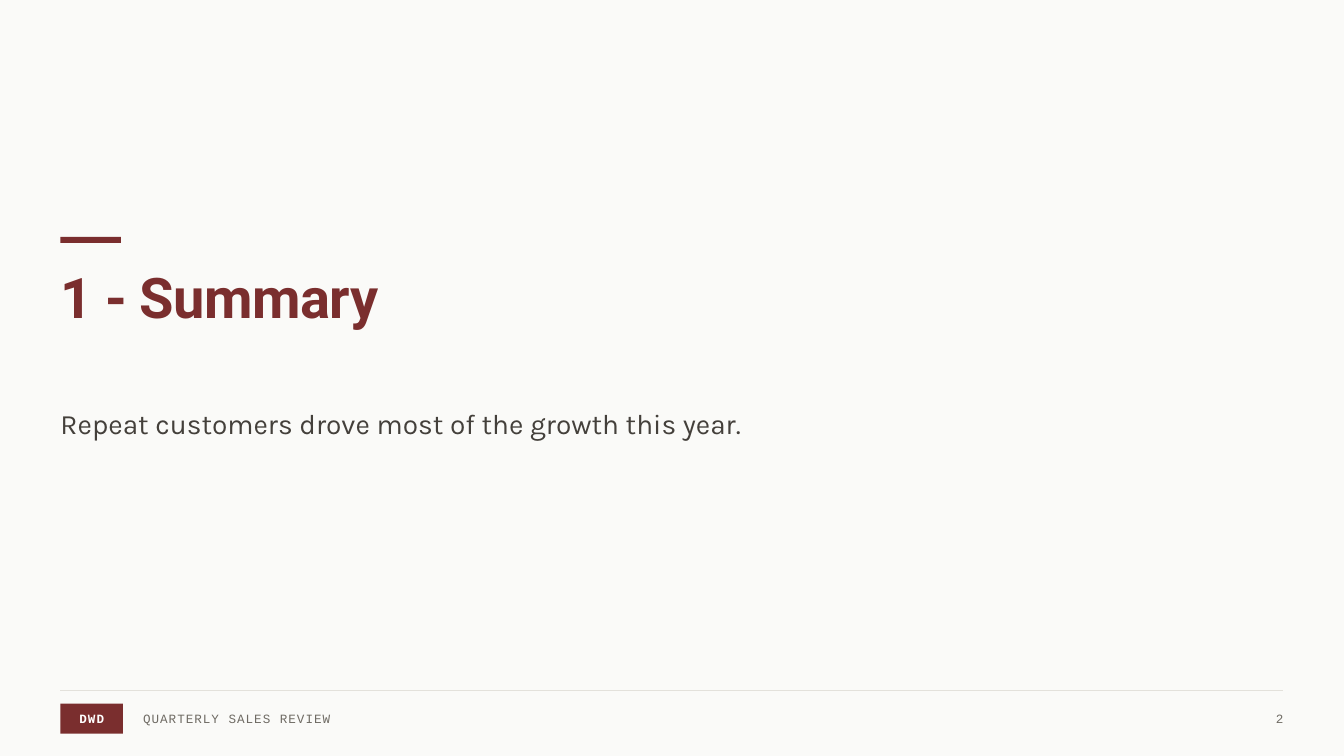
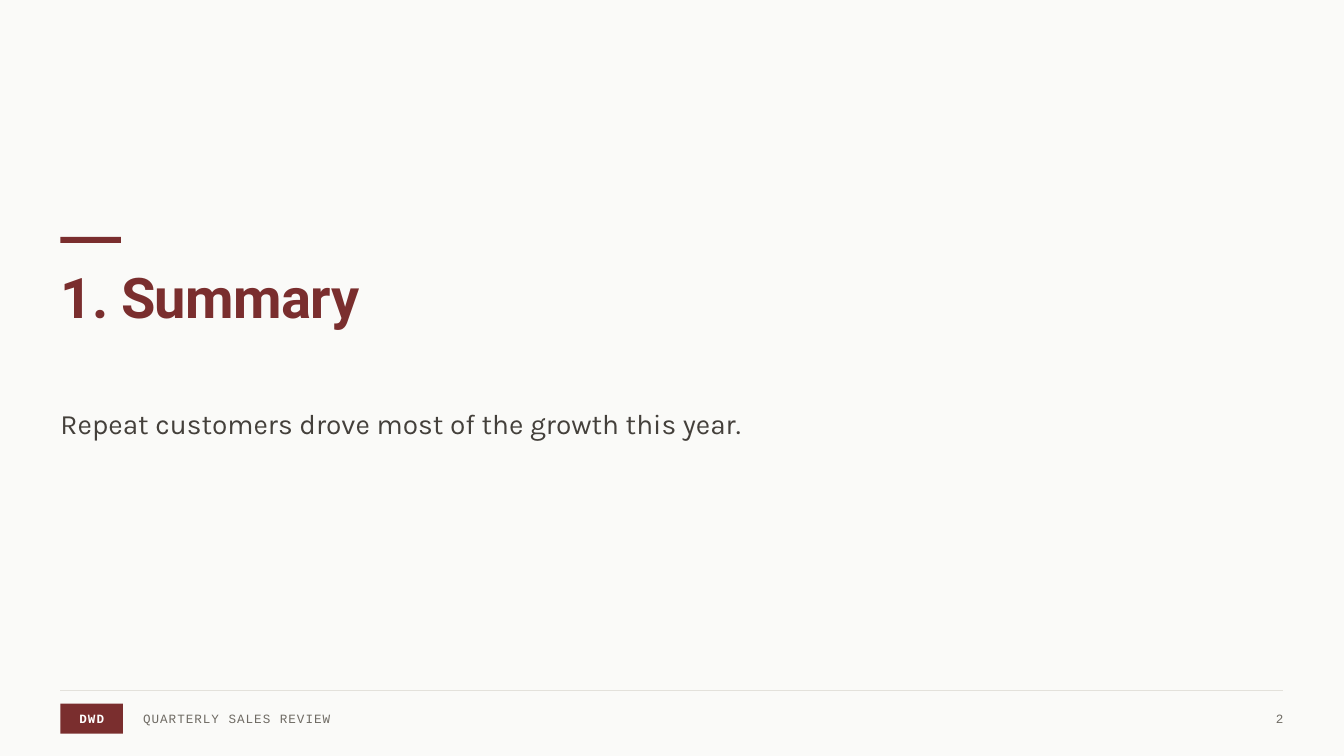
Before and after one commit to dillon-shearer/dwd-document-skill, a slide deck: slide 2 of assets/dwd-sample.pptx. Drawn at 1344x756 pixels with LibreOffice and Linux fonts; fonts in the diff are those of the drawing. Boxes give left, top, right and bottom in pixels: in the first picture for what was removed or moved away, otherwise in the second. Text is boxed around its words. In the diff, an @@ line names an element or a change of style, - is before the commit and + after.

```diff
--- a/assets/dwd-sample.pptx
+++ b/assets/dwd-sample.pptx
@@ title at box(60, 277, 359, 330): text changed @@
-1 - Summary
+1. Summary
```
Also in this commit, not shown: 15 other files.
